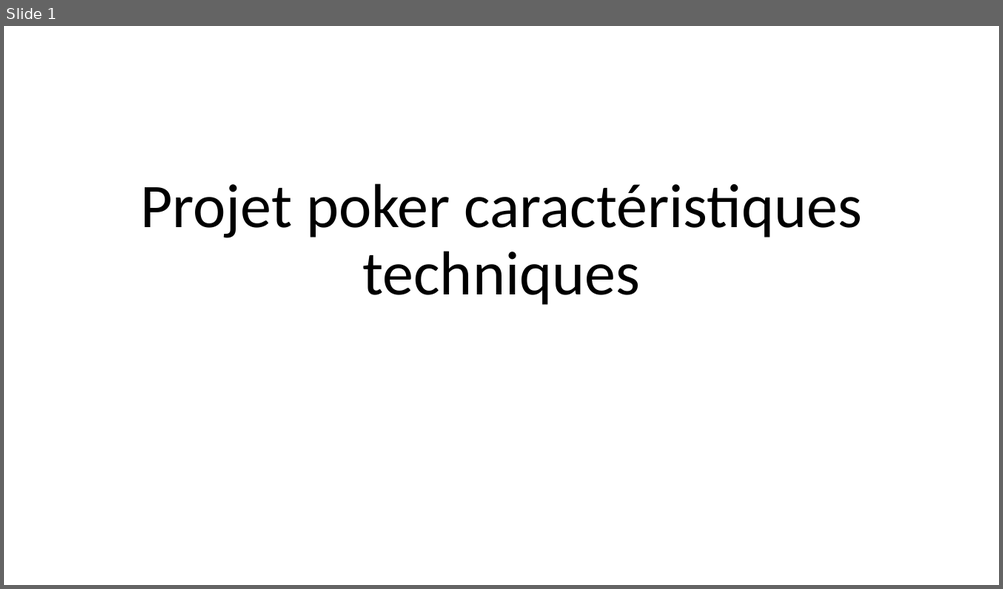
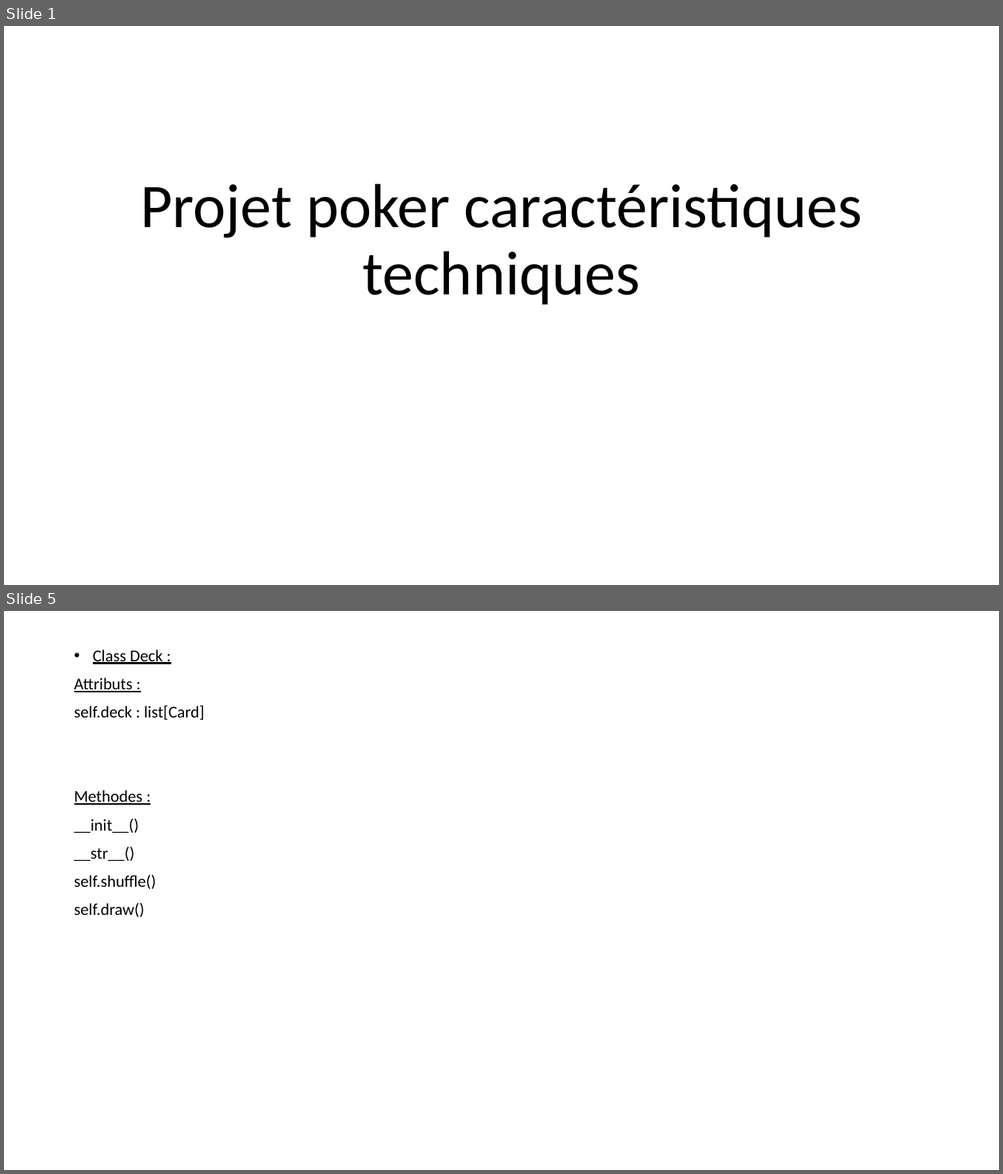
Before and after one commit to TooFuW/ProjetPoker, a slide deck: caractéristiques_techniques.pptx. Shown one above the other, each under a label of ours: slide 1 before the commit, slides 1 and 5 after it; the slides between them are not shown. The pictures are 1003x589 and 1003x1174 pixels, drawn with LibreOffice and Linux fonts; fonts in the diff are those of the drawing. Boxes give left, top, right and bottom in pixels: in the first picture for what was removed or moved away, otherwise in the second. Text is boxed around its words. In the diff, an @@ line names an element or a change of style, - is before the commit and + after.

```diff
--- a/caractéristiques_techniques.pptx
+++ b/caractéristiques_techniques.pptx
@@ slide 5 added at <box>4,611,999,1170</box>, background #FFFFFF @@
@@ text added at <box>74,649,205,917</box>, 16 pt, text #000000 @@
+• Class Deck :
+Attributs :
+self.deck : list[Card]
+Methodes :
+__init__()
+__str__()
+self.shuffle()
+self.draw()
```
Also in this commit, not shown: 4 other slides added, 1 slide removed.
